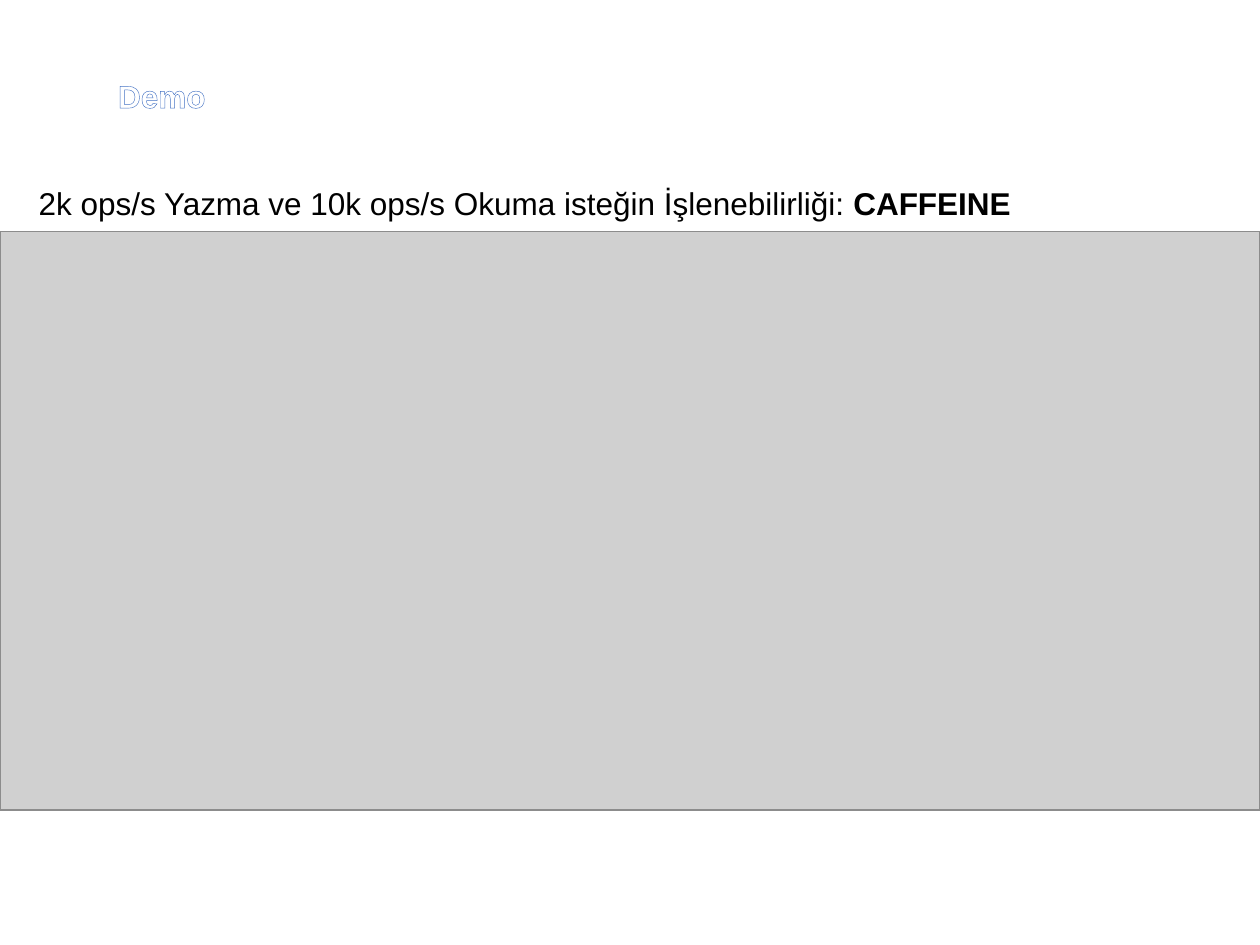
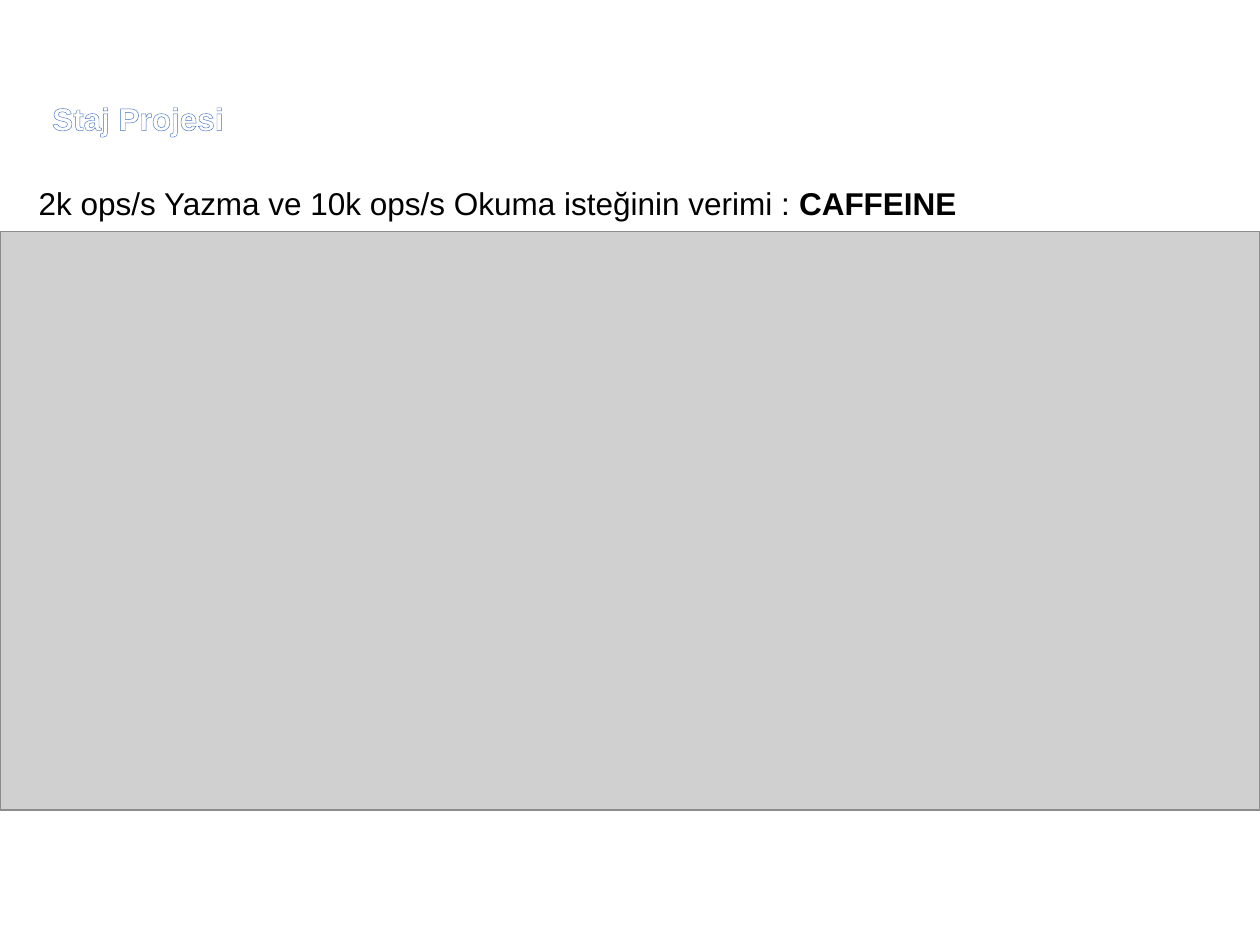
Before and after one commit to noxennn/LeaderboardREST, a slide deck: slide 22 of YusufEmreBayrakcıStajSunum.pptx (slide 36 before the commit). Drawn at 1260x945 pixels with LibreOffice and Linux fonts; fonts in the diff are those of the drawing; grey boxes stand for pictures; background and template pictures are left out. Boxes give left, top, right and bottom in pixels: in the first picture for what was removed or moved away, otherwise in the second. Text is boxed around its words. In the diff, an @@ line names an element or a change of style, - is before the commit and + after.

```diff
--- a/YusufEmreBayrakcıStajSunum.pptx
+++ b/YusufEmreBayrakcıStajSunum.pptx
@@ text removed at (118,86,205,109) @@
-Demo
@@ text added at (52,107,224,136), 18 pt, text #FFFFFF, bold @@
+Staj Projesi
@@ text at (39,191,956,221): text changed @@
-2k ops/s Yazma ve 10k ops/s Okuma isteğin İşlenebilirliği: CAFFEINE
+2k ops/s Yazma ve 10k ops/s Okuma isteğinin verimi : CAFFEINE
```
Also in this commit, not shown: 16 other slides changed, 6 slides added, 19 slides removed, 6 other files.
